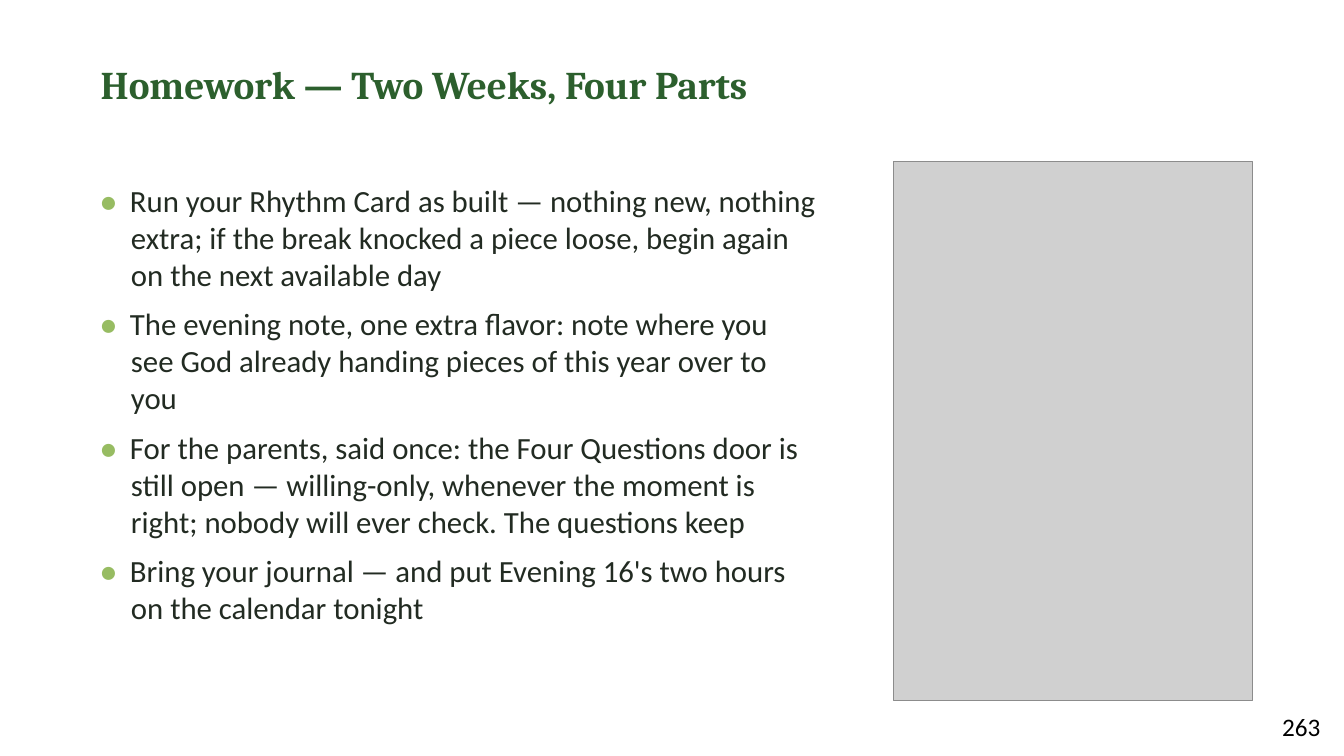
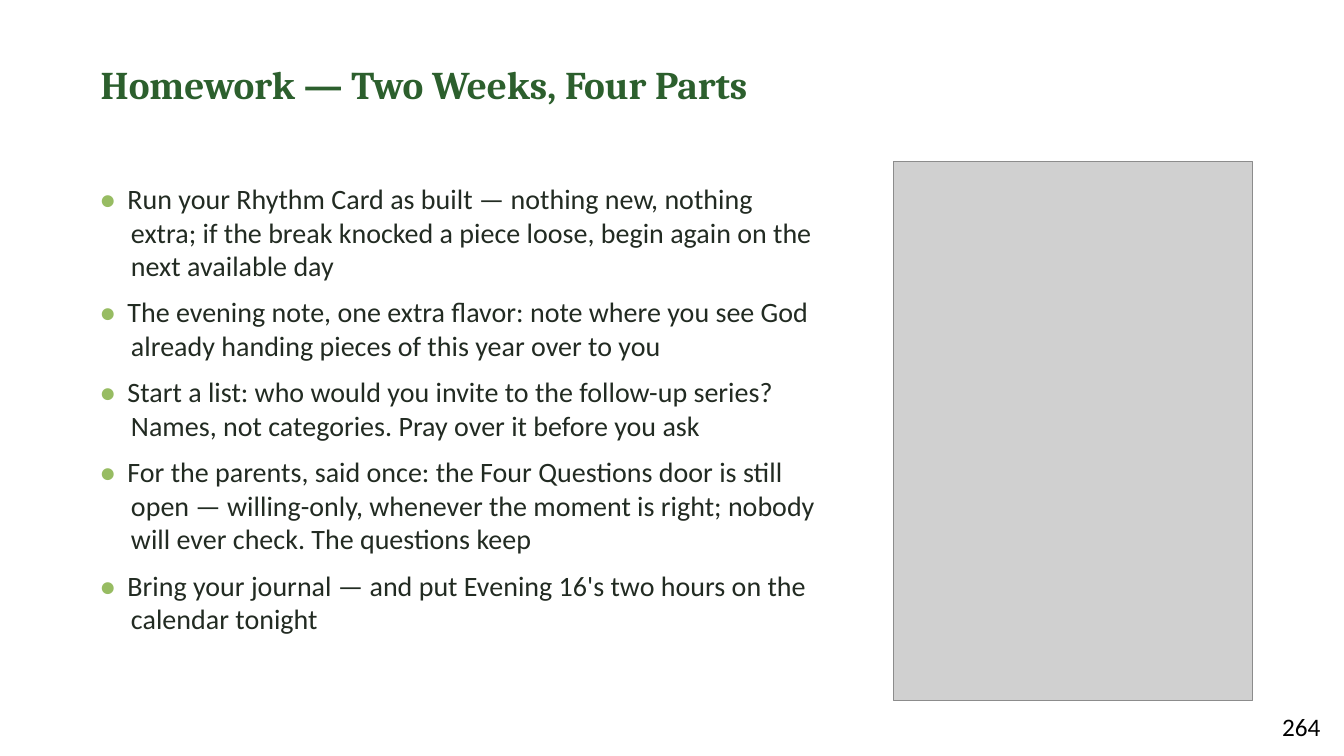
Before and after one commit to jgtittle-ministries/fellowship-of-the-heart-pilot-at-cca-dev, a slide deck: slide 10 of _implementation-notes/evening-series/FotH Evening Session 18 Slides DRAFT v1.pptx (slide 9 before the commit). Drawn at 1344x756 pixels with LibreOffice and Linux fonts; fonts in the diff are those of the drawing; grey boxes stand for pictures. Boxes give left, top, right and bottom in pixels: in the first picture for what was removed or moved away, otherwise in the second. Text is boxed around its words. In the diff, an @@ line names an element or a change of style, - is before the commit and + after.

```diff
--- a/_implementation-notes/evening-series/FotH Evening Session 18 Slides DRAFT v1.pptx
+++ b/_implementation-notes/evening-series/FotH Evening Session 18 Slides DRAFT v1.pptx
@@ text at <box>127,189,814,634</box>: size 22 to 20 pt in "• Run your Rhythm Card as built ...", "• The evening note, one extra flavor: ...", "• For the parents, said once: the ...", "• Bring your journal — and put ..." @@
@@ text at <box>127,382,773,441</box>: paragraph added @@
+• Start a list: who would you invite to the follow-up series? Names, not categories. Pray over it before you ask
@@ text at <box>1282,719,1320,736</box>: text changed @@
-263
+264
```
Also in this commit, not shown: 6 other slides changed, 1 slide added, 15 other files.
